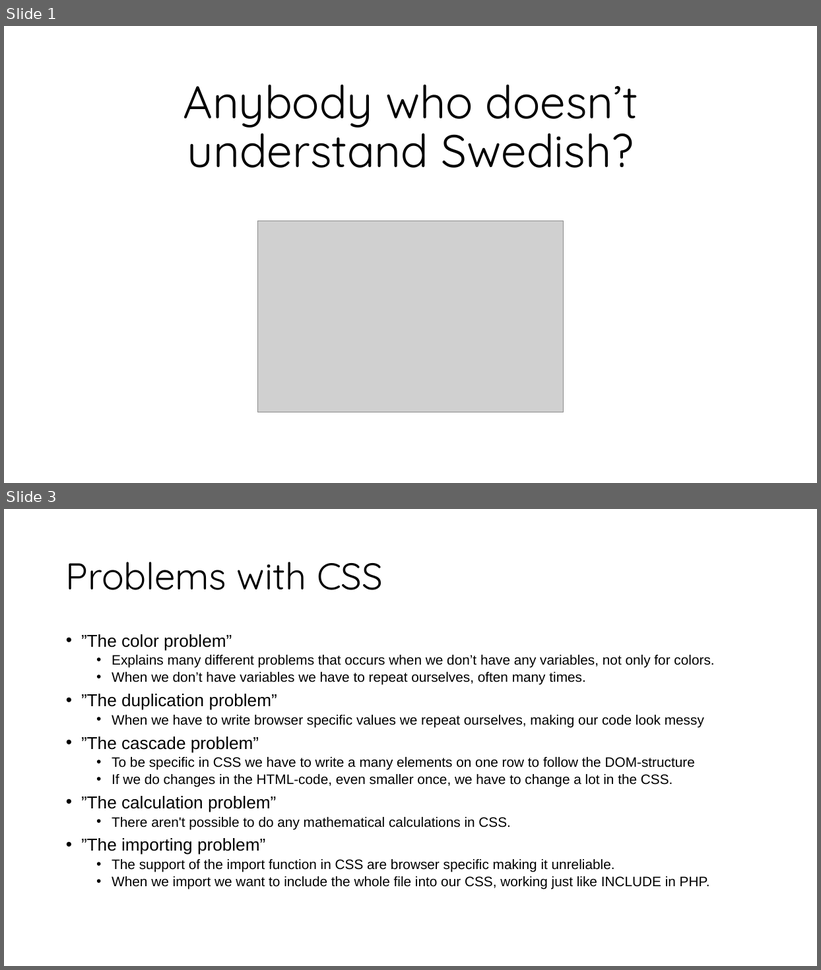
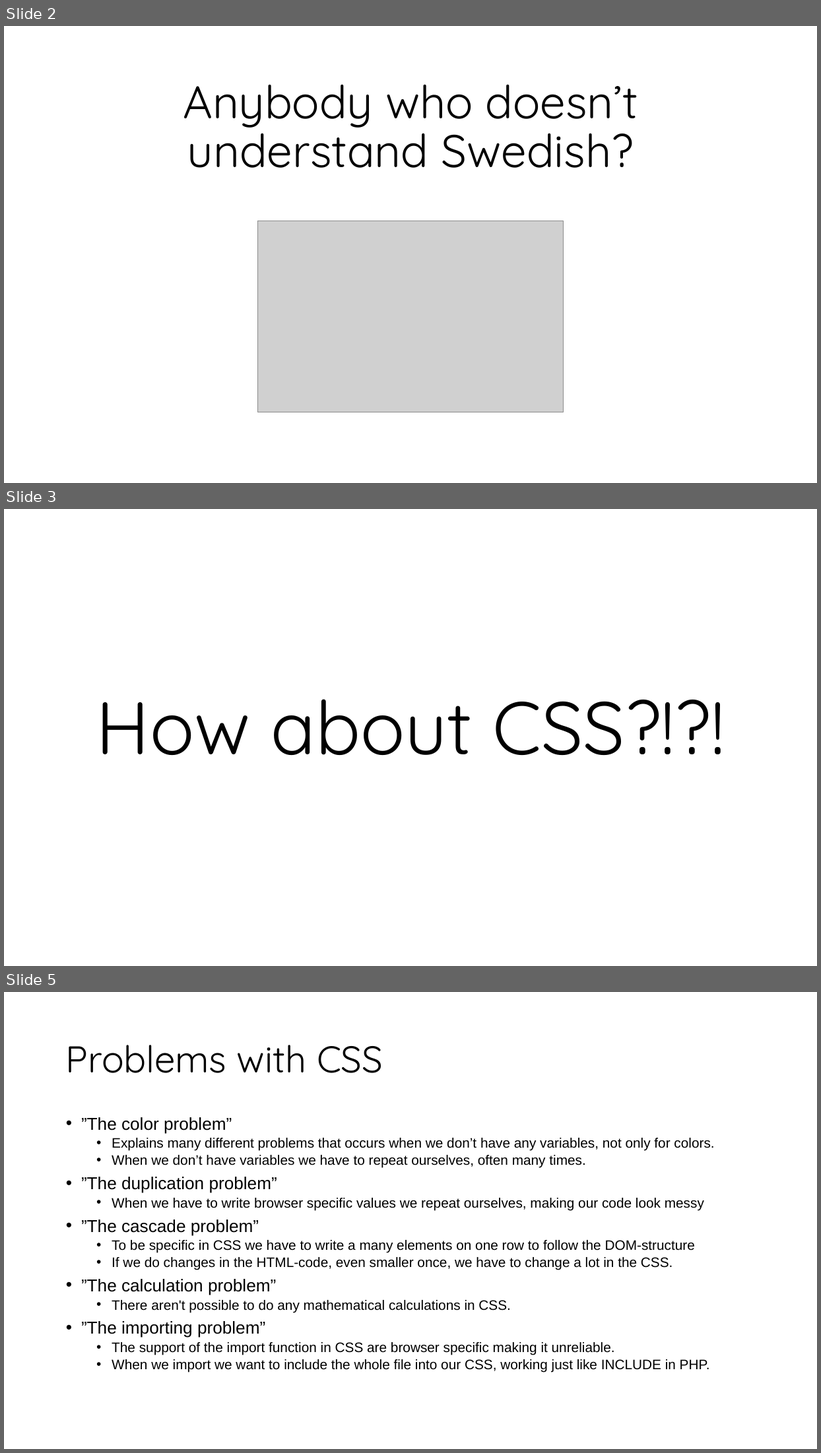
Before and after one commit to stiltet/SASS-Code-Example-Demo, a slide deck: Presentation.pptx. Shown one above the other, each under a label of ours: slides 1 and 3 before the commit, slides 2, 3 and 5 after it; the slides between them are not shown. The pictures are 821x970 and 821x1453 pixels, drawn with LibreOffice and Linux fonts; fonts in the diff are those of the drawing; grey boxes stand for pictures. Boxes give left, top, right and bottom in pixels: in the first picture for what was removed or moved away, otherwise in the second. Text is boxed around its words. In the diff, an @@ line names an element or a change of style, - is before the commit and + after.

```diff
--- a/Presentation.pptx
+++ b/Presentation.pptx
@@ slide 3 added at [4,509,817,966], background #FFFFFF @@
@@ text added at [96,699,725,755], 88 pt, text #000000 @@
+How about CSS?!?!
@@ what was slide 1 is now slide 2 @@
@@ what was slide 3 is now slide 5 @@
```
Also in this commit, not shown: 9 slides changed, 5 other slides added, 9 other files.
